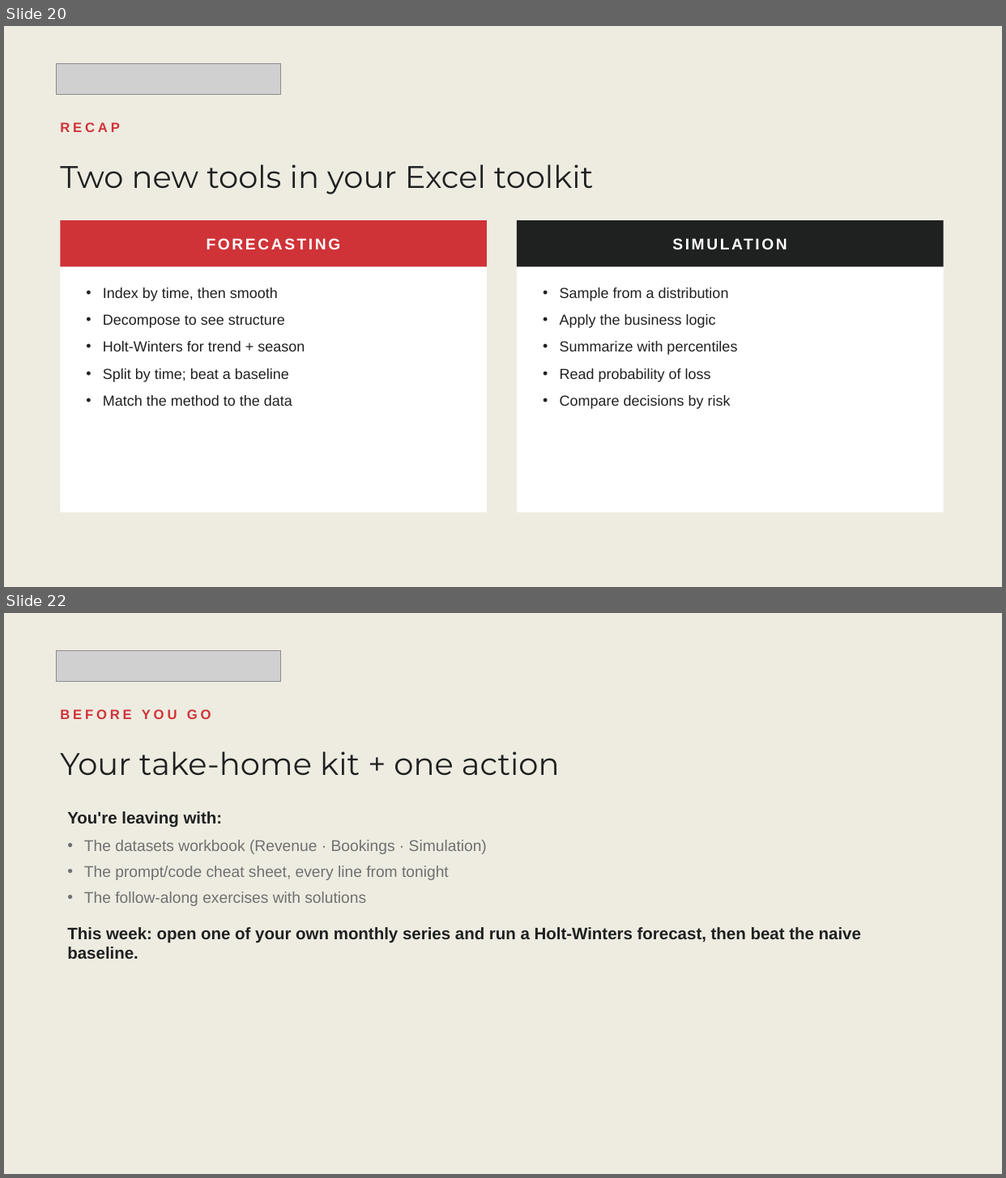
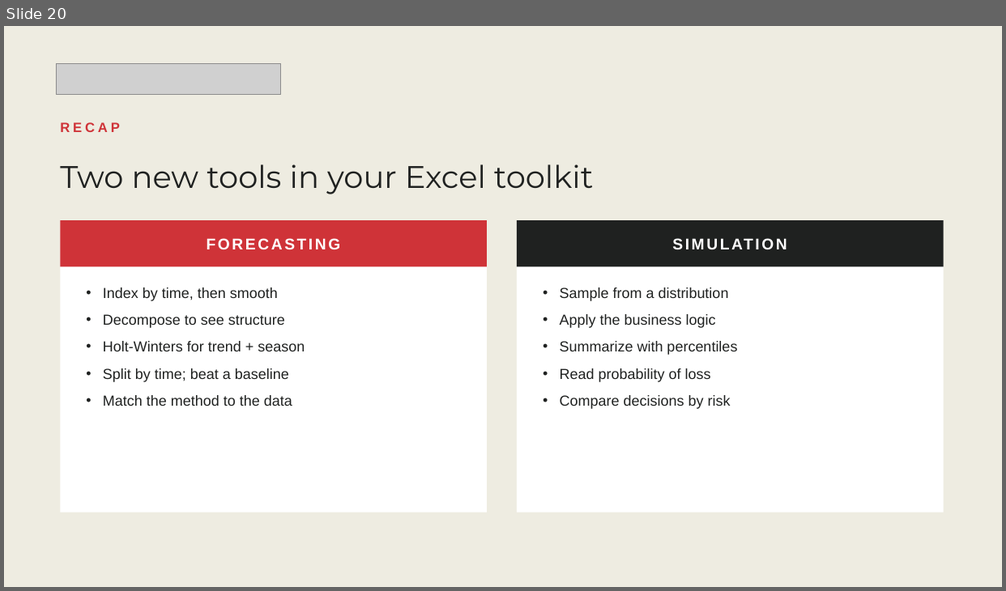
Before and after one commit to stringfestdata/plumsolutions-meetup-2026, a slide deck: Financial-Analytics-with-Python-in-Excel.pptx. Shown one above the other, each under a label of ours: slides 20 and 22 before the commit, slide 20 after it; the slides between them are not shown. The pictures are 1006x1178 and 1006x591 pixels, drawn with LibreOffice and Linux fonts; fonts in the diff are those of the drawing; grey boxes stand for pictures. Boxes give left, top, right and bottom in pixels: in the first picture for what was removed or moved away, otherwise in the second. Text is boxed around its words. In the diff, an @@ line names an element or a change of style, - is before the commit and + after.

```diff
--- a/Financial-Analytics-with-Python-in-Excel.pptx
+++ b/Financial-Analytics-with-Python-in-Excel.pptx
@@ slide 22 removed at (4, 613, 1002, 1174), background #EEECE1 @@
@@ picture removed at (57, 650, 281, 681) @@
@@ text removed at (60, 709, 211, 719) @@
-BEFORE YOU GO
@@ text removed at (60, 752, 560, 775) @@
-Your take-home kit + one action
@@ text removed at (67, 811, 861, 959) @@
-You're leaving with:
-• The datasets workbook (Revenue · Bookings · Simulation)
-• The prompt/code cheat sheet, every line from tonight
-• The follow-along exercises with solutions
-This week: open one of your own monthly series and run a Holt-Winters forecast, then beat the naive baseline.
```
Also in this commit, not shown: 2 slides changed.
